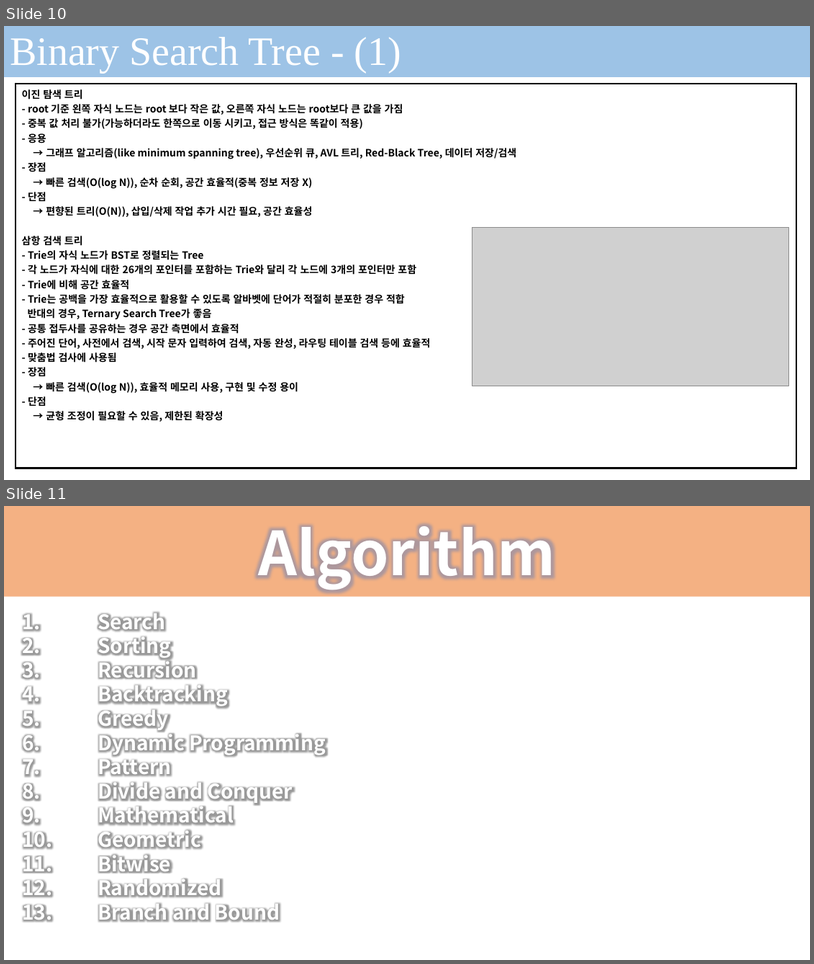
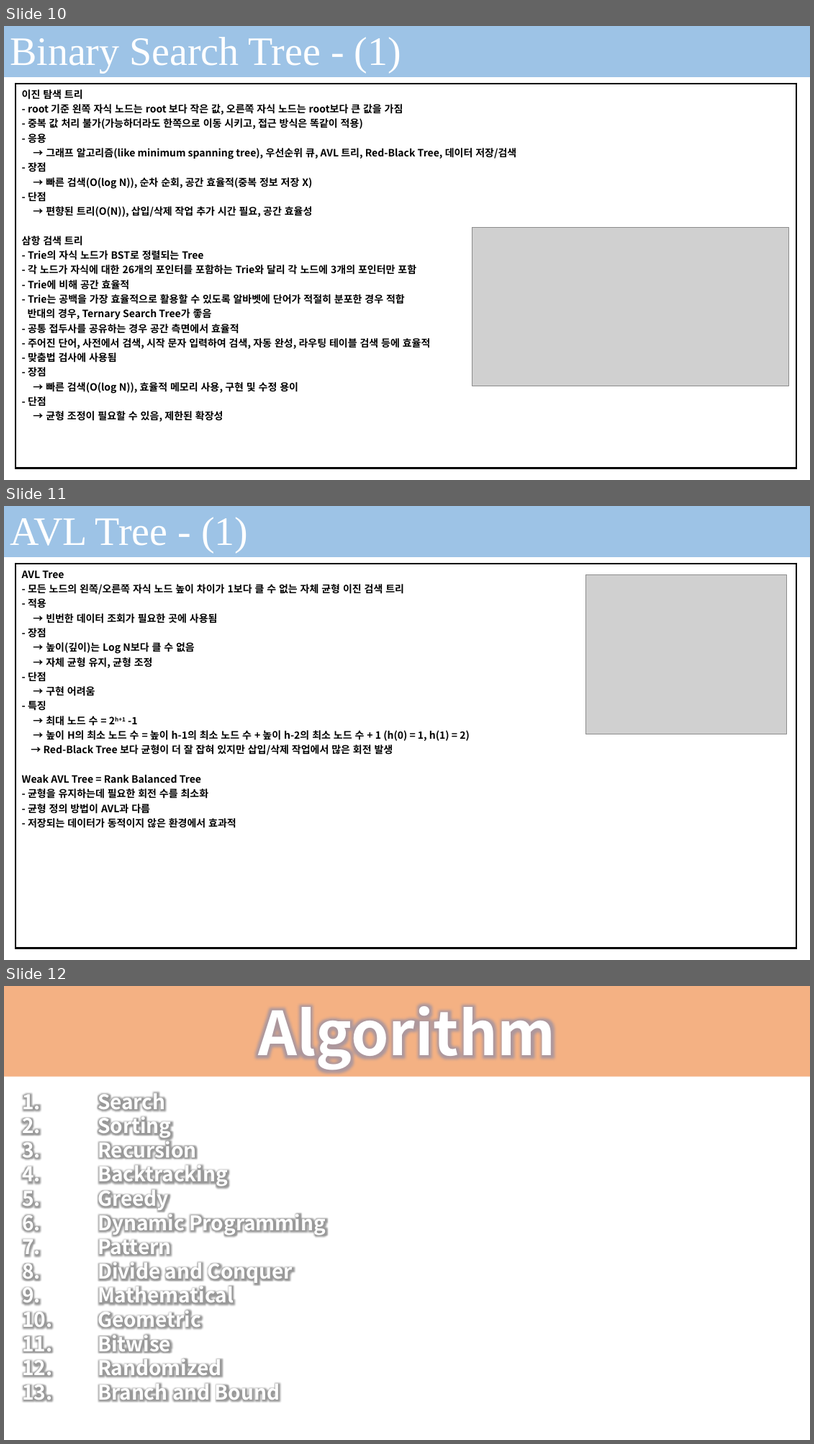
Before and after one commit to seonghokim/Study, a slide deck: Algorithm in c.pptx. Shown one above the other, each under a label of ours: slides 10 and 11 before the commit, slides 10, 11 and 12 after it. The pictures are 814x964 and 814x1444 pixels, drawn with LibreOffice and Linux fonts; fonts in the diff are those of the drawing; grey boxes stand for pictures; background and template pictures are left out. Boxes give left, top, right and bottom in pixels: in the first picture for what was removed or moved away, otherwise in the second. Text is boxed around its words. In the diff, an @@ line names an element or a change of style, - is before the commit and + after.

```diff
--- a/Algorithm in c.pptx
+++ b/Algorithm in c.pptx
@@ slide 11 added at (4, 506, 810, 960), background #FFFFFF; not listed: 1 template element that a slide beside it also shows @@
@@ rectangle added at (4, 506, 810, 557), fill #9DC3E6 @@
@@ text added at (10, 517, 248, 553), 48 pt, text #FFFFFF @@
+AVL Tree - (1)
@@ table added at (16, 564, 797, 948), 1 rows, 1 columns @@
+AVL Tree / - 모든 노드의 왼쪽/오른쪽 자식 노드 높이 차이가 1보다 클 수 없는 자체 균형 이진 검색 트리 / - 적용 / → 빈번한 데이터 조회가 필요한 곳에 사용됨 / - 장점 / → 높이(깊이)는 Log N보다 클 수 없음 / → 자체 균형 유지, 균형 조정 / - 단점 / → 구현 어려움 / - 특징 / → 최대 노드 수 = 2h+1 -1 / → 높이 H의 최소 노드 수 = 높이 h-1의 최소 노드 수 + 높이 h-2의 최소 노드 수 + 1 (h(0) = 1, h(1) = 2) / → Red-Black Tree 보다 균형이 더 잘 잡혀 있지만 삽입/삭제 작업에서 많은 회전 발생 / Weak AVL Tree = Rank Balanced Tree / - 균형을 유지하는데 필요한 회전 수를 최소화 / - 균형 정의 방법이 AVL과 다름 / - 저장되는 데이터가 동적이지 않은 환경에서 효과적
@@ picture added at (586, 574, 787, 734) @@
@@ what was slide 11 is now slide 12 @@
```
Also in this commit, not shown: 1 other file.
